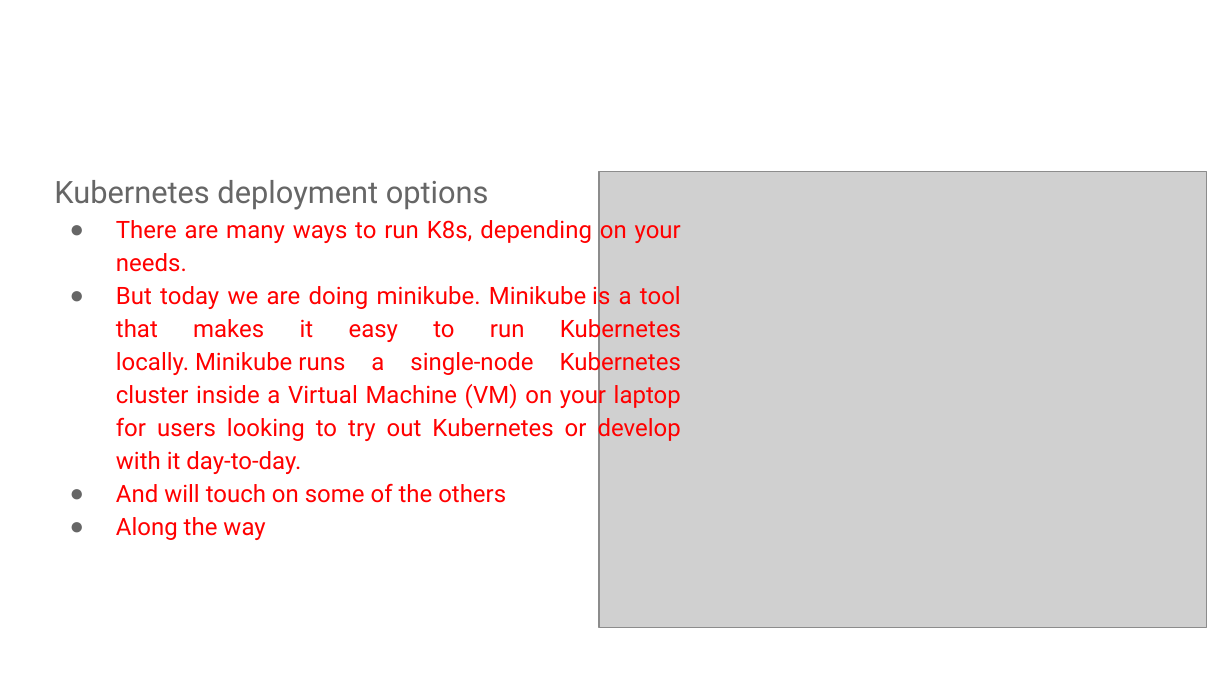
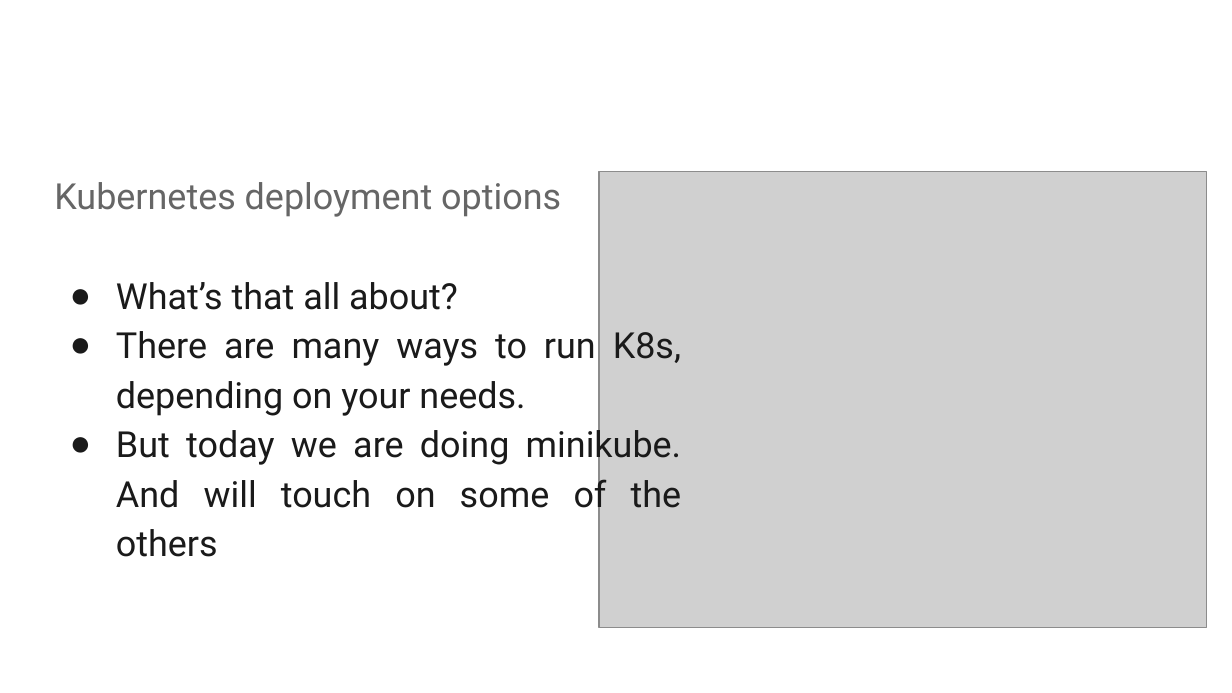
Before and after one commit to AutomatedIT/presentations, a slide deck: slide 6 of KubernetesMinikubeHelm_1.pptx. Drawn at 1232x693 pixels with LibreOffice and Linux fonts; fonts in the diff are those of the drawing; grey boxes stand for pictures; background and template pictures are left out. Boxes give left, top, right and bottom in pixels: in the first picture for what was removed or moved away, otherwise in the second. Text is boxed around its words. In the diff, an @@ line names an element or a change of style, - is before the commit and + after.

```diff
--- a/KubernetesMinikubeHelm_1.pptx
+++ b/KubernetesMinikubeHelm_1.pptx
@@ text at box(54, 182, 681, 416): size 18 to 21 pt in "Kubernetes deployment options"; size 14 to 21 pt, text colour #FF0000 to #1A1A1A in "There are many ways to run K8s, ..."; bullet colour #666666 to #1A1A1A @@
@@ text at box(116, 282, 458, 310): paragraph added @@
+● What’s that all about?
@@ text at box(116, 424, 682, 557): text changed; size 14 to 21 pt; text colour #FF0000 to #1A1A1A @@
-● But today we are doing minikube. Minikube is a tool that makes it easy to run Kubernetes locally. Minikube runs a single-node Kubernetes cluster inside a Virtual Machine (VM) on your laptop for users looking to try out Kubernetes or develop with it day-to-day.
-● And will touch on some of the others
-● Along the way
+● But today we are doing minikube. And will touch on some of the others
```
Also in this commit, not shown: 7 other slides changed, 1 slide added, 1 slide removed, 1 other file.
